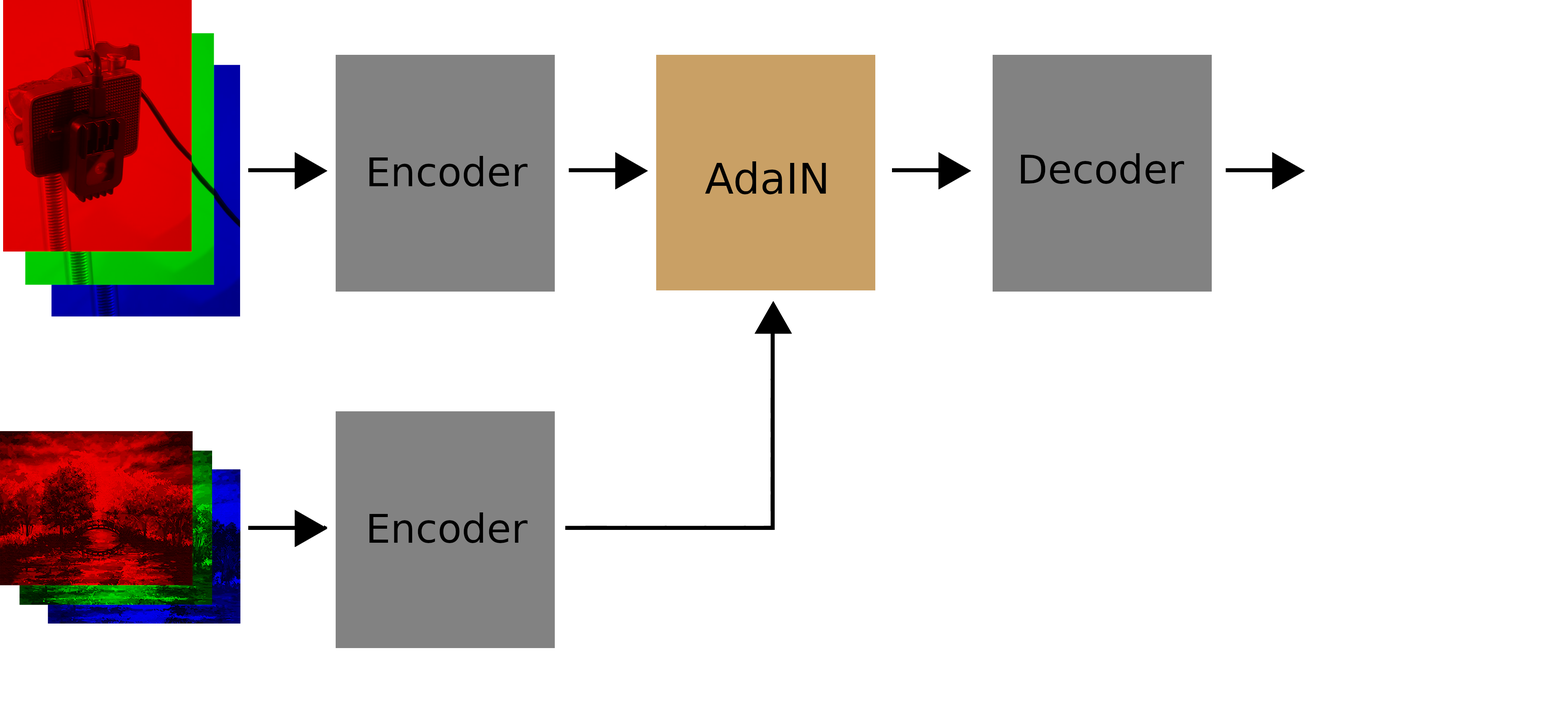
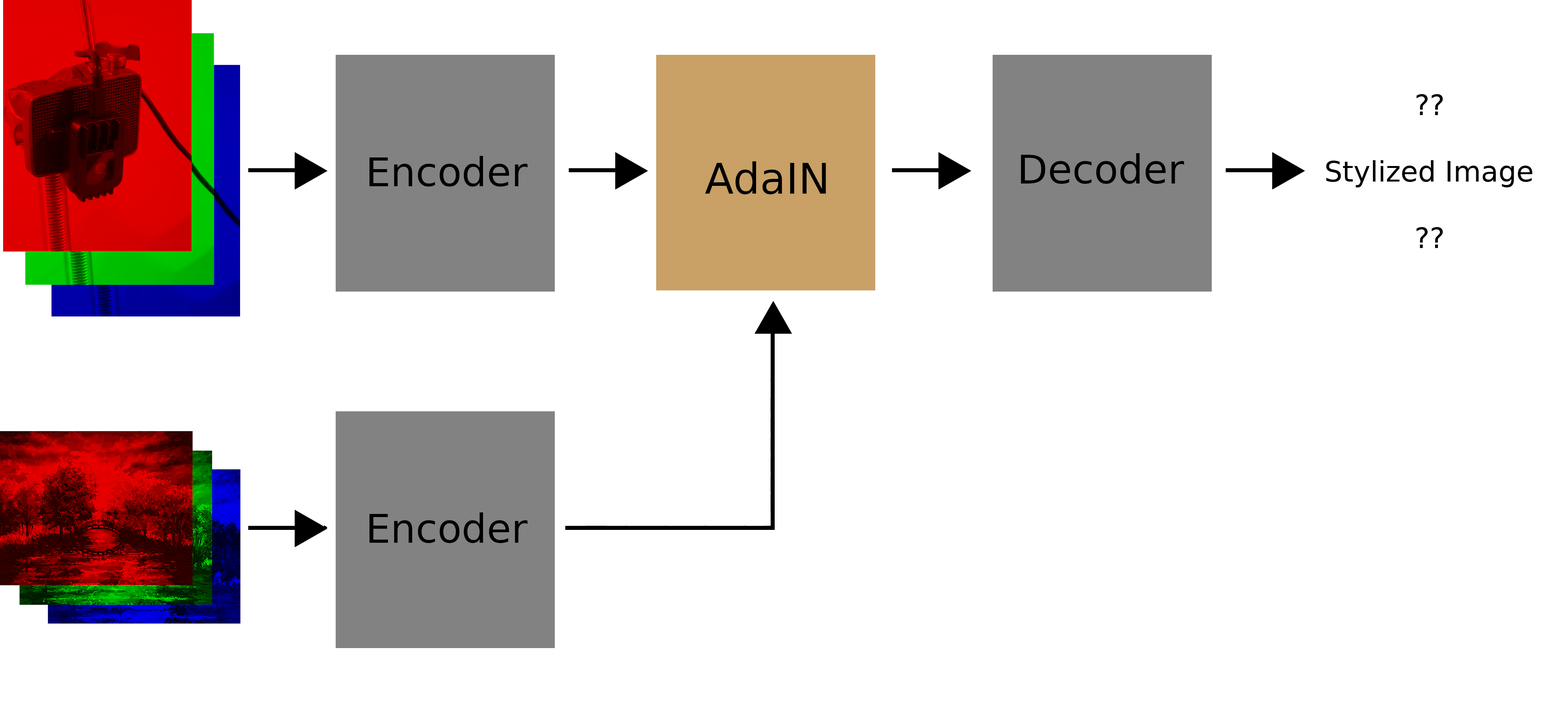
Layers edited between the first and the second 1568 × 727 image:
added layer "?? ..." above "fullinference.png" over [1325, 94, 1533, 248]
